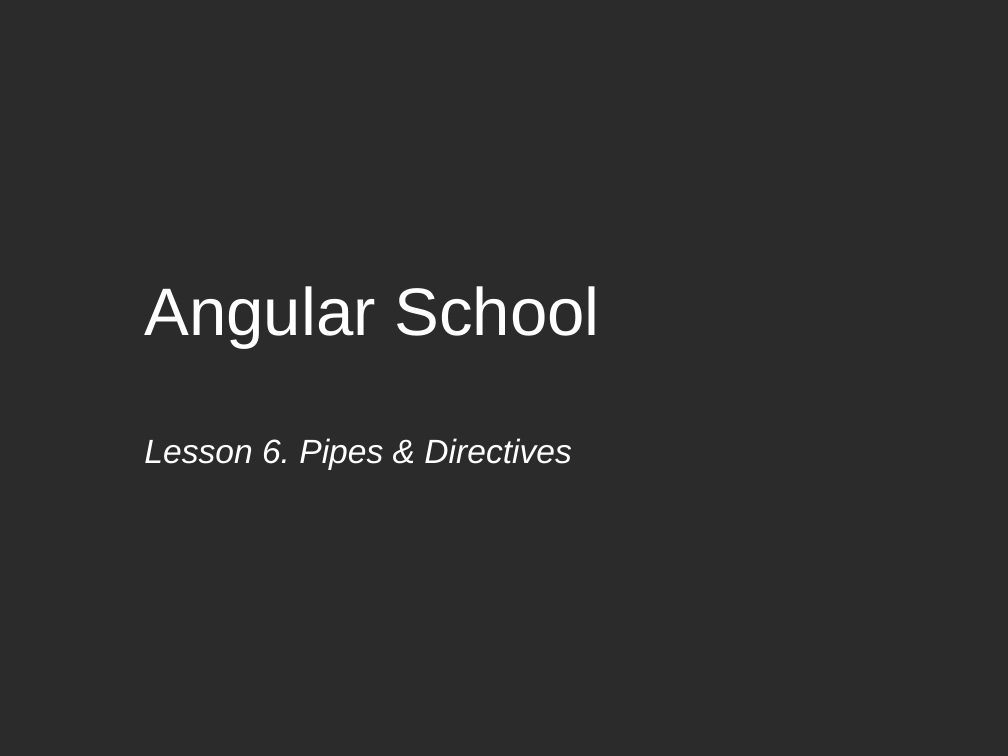
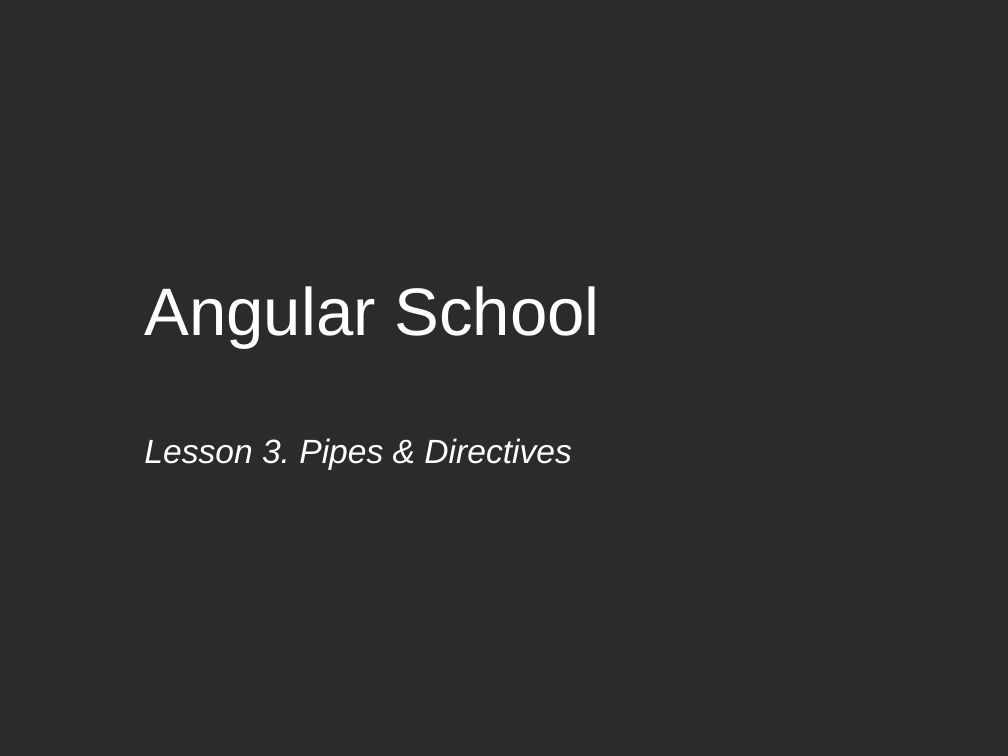
Before and after one commit to NickolayLototskiyDevPro/AngularFlowDnipro, a slide deck: slide 1 of presentations/03_Pipes_Directives.pptx. Drawn at 1008x756 pixels with LibreOffice and Linux fonts; fonts in the diff are those of the drawing; background and template pictures are left out; a plain dark background stands for a picture behind light text. Boxes give left, top, right and bottom in pixels: in the first picture for what was removed or moved away, otherwise in the second. Text is boxed around its words. In the diff, an @@ line names an element or a change of style, - is before the commit and + after.

```diff
--- a/presentations/03_Pipes_Directives.pptx
+++ b/presentations/03_Pipes_Directives.pptx
@@ text at (x1=144, y1=438, x2=571, y2=470): text changed @@
-Lesson 6. Pipes & Directives
+Lesson 3. Pipes & Directives
```
Also in this commit, not shown: 6 other slides changed, 32 other files.
